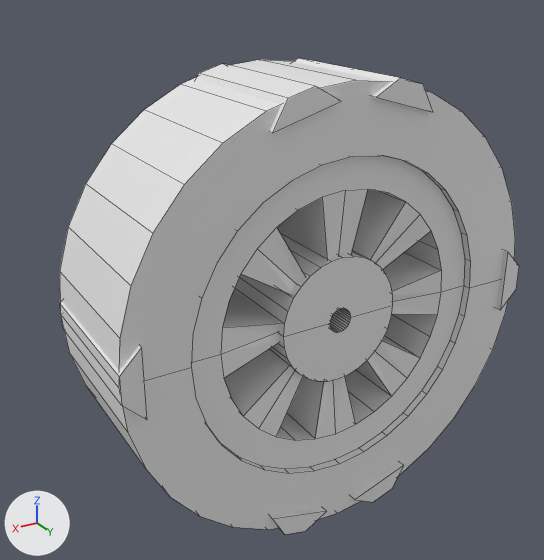
The Blender file Models/blend_files/generator_support_yoke.blend, before and after one commit.
One viewpoint serves both versions: a camera (50 mm lens) standing at (0.1539, 0.2349, 0.1264) and looking at (0.0086, -0.0071, 0.0054). The lights are fixed; the arrows at lower left show +X, +Y and +Z. Mesh edges are drawn as thin lines.
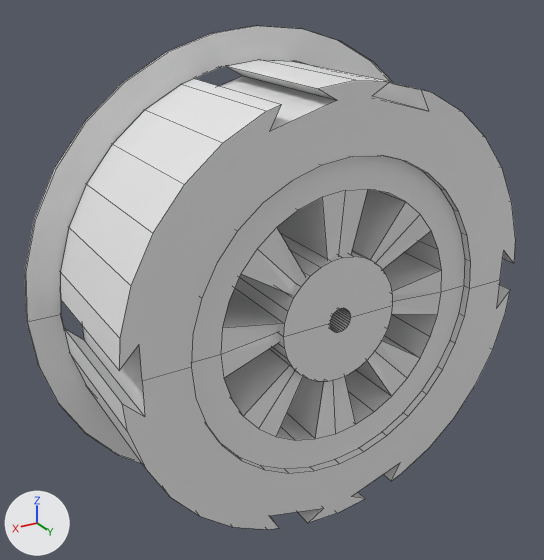
Commit message: atomic generator v2

Pixel boxes [x1, y1, x2, y2] of what changed, in the pictures (544 x 560 px):
'Cylinder', added
    after: [25, 26, 394, 464]
'Cube.001', deleted
    before: [196, 64, 341, 133]
'Cube.004', deleted
    before: [60, 301, 147, 419]
'Cube.002', deleted
    before: [294, 58, 433, 112]
'Cube.003', deleted
    before: [270, 508, 327, 534]
'Cube.006', deleted
    before: [496, 251, 519, 310]
'Cube.005', deleted
    before: [351, 463, 404, 502]
part 1 of me_cylinder_004, built on
    both: [60, 60, 515, 529]

The change in detail:
me_cylinder_004 is used by ob_rotor_yoke; location (0.0, 0.0, 0.0); rotation (1.571, 0.0, 0.0), in degrees (90, 0, 0); scale (0.292, 0.292, 0.104).
me_cylinder_004 had 128 vertices, 68 faces and spanned x -0.305..0.305, y -0.305..0.305, z -0.305..0.305.
me_cylinder_004 now has 168 vertices, 86 faces and spans x -0.303..0.303, y -0.305..0.305, z -0.305..0.305.
Part 1, on me_cylinder_004:
12 vertices are removed from x -0.305..0.305, y -0.299..0.299, z -0.305..0.305.
16 faces are deleted.
28 vertices are added at x -0.303..0.303, y -0.3..0.3, z -0.305..0.305.
24 new vertices lie (0.0, 0.0, 0.61) away from vertices in x -0.303..0.303, y -0.3..0.3, z -0.305.
34 new faces join them.
Mesh me_cylinder is new.
It has 128 vertices, 68 faces and spans x -0.305..0.305, y -0.305..0.305, z -0.305..0.305.
Object 'Cube.006' (ob_cube_006) is deleted.
Object 'Cube.005' (ob_cube_005) is deleted.
Object 'Cube.004' (ob_cube_004) is deleted.
Object 'Cube.003' (ob_cube_003) is deleted.
Object 'Cube.002' (ob_cube_002) is deleted.
Object 'Cube.001' (ob_cube_001) is deleted.
Object 'Cylinder' (ob_cylinder) is new; it shows me_cylinder.
Its location is (0.0, -0.0318, 0.0).
Its rotation in degrees is (90, 0, 0).
Its scale is (0.333, 0.333, 0.0026).
